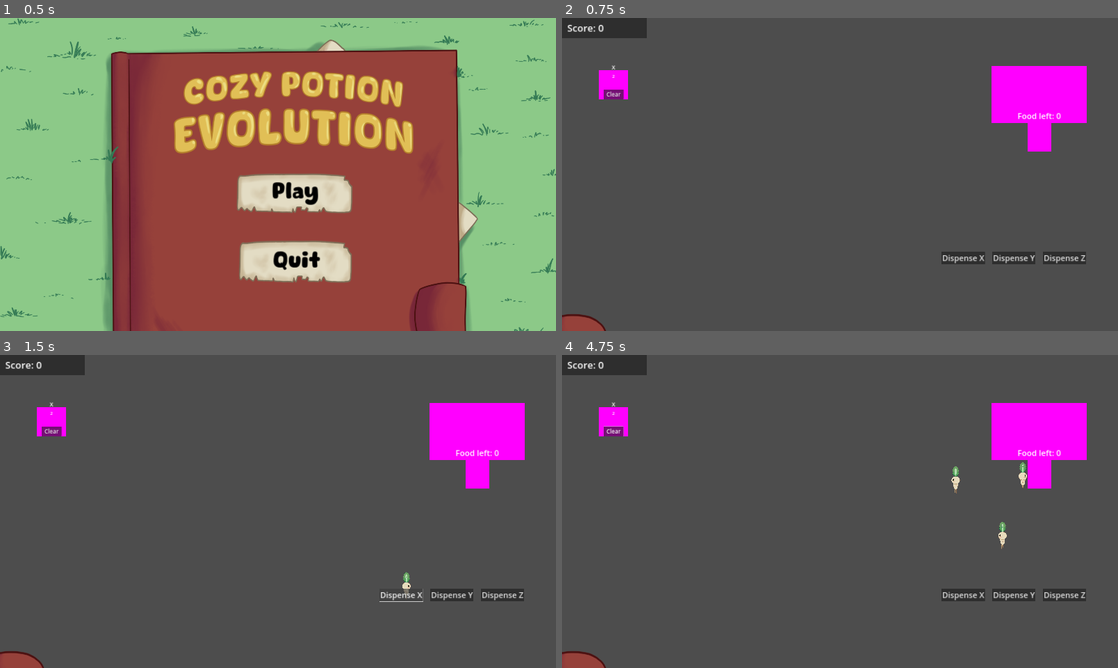
Above: before the commit, frames 1-4 (two rows, left to right).
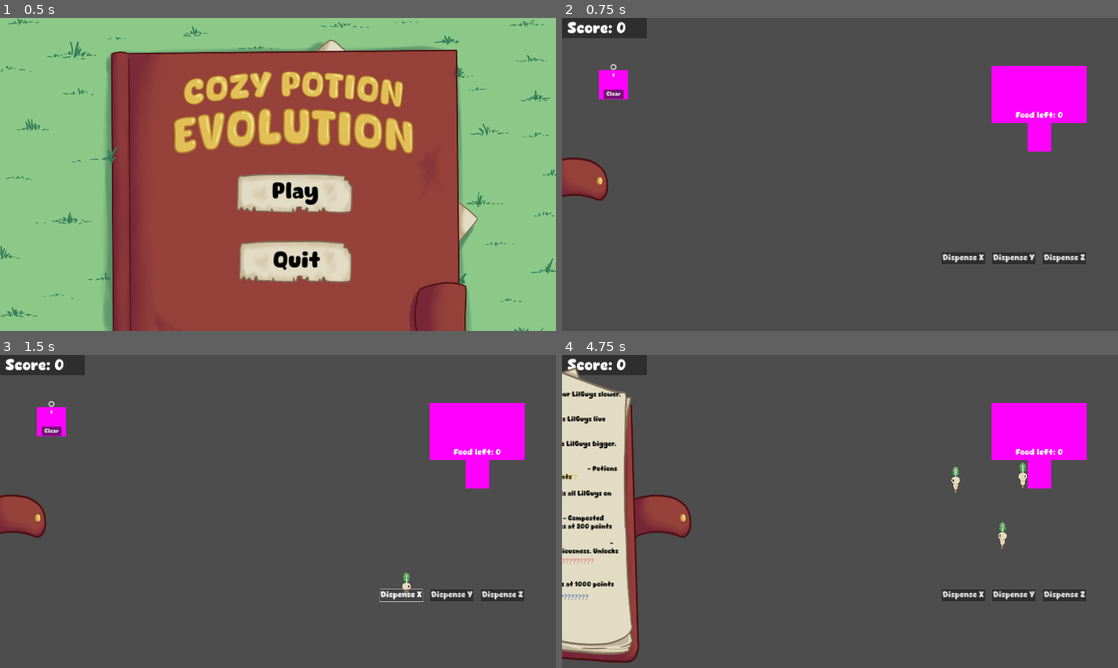
Above: after the commit, the same moments.

Repository: BoopEnthusiast/Cozy-Spring-Jam-2024
Game: Godot game, scene res://scenes/main_menu_screen.tscn
Same seed, same stepped clock (60 frames per second), same inputs: the game is played once before the commit and once after it. Sound files missing from this copy of the repository are replaced by a short silence.
Inputs (mouse positions are in pixels of both pictures, inside the frame that each line leads up to):
- Up to frame 1 (0.5 s): no input
- Up to frame 2 (0.75 s): click "Play" at 0.5 s
- Up to frame 3 (1.5 s): click "Dispense X" at 1.25 s
- Up to frame 4 (4.75 s): click "Dispense Y" at 2 s; click "Dispense Z" at 2.75 s; click "Clear" at 3.5 s; click (578, 517) at 4.27 s

Frame 1 is identical in both runs. In frame 2, 2.1% of the frame differs, in the area x 0-95%, y 1-100%; in frame 3, 2.1%; in frame 4, 14%.

Commit message:
fonts!

Diff:
--- /dev/null
+++ b/resources/book_theme.tres
@@ -0,0 +1,6 @@
+[gd_resource type="Theme" load_steps=2 format=3 uid="uid://ieyvylo06sde"]
+
+[ext_resource type="FontFile" uid="uid://becbow7pkc0fe" path="res://resources/Xyz-Regular.otf" id="1_18aof"]
+
+[resource]
+default_font = ExtResource("1_18aof")
--- a/scenes/cauldron.tscn
+++ b/scenes/cauldron.tscn
@@ -1,13 +1,16 @@
-[gd_scene load_steps=6 format=3 uid="uid://nhpx4yj1ma7g"]
+[gd_scene load_steps=8 format=3 uid="uid://nhpx4yj1ma7g"]
 
 [ext_resource type="Script" path="res://scripts/cauldron.gd" id="1_klcip"]
 [ext_resource type="AudioStream" uid="uid://wg82srakbh4q" path="res://resources/Music/Potion_Brewing.wav" id="2_50dr4"]
+[ext_resource type="FontFile" uid="uid://becbow7pkc0fe" path="res://resources/Xyz-Regular.otf" id="2_ynle0"]
+[ext_resource type="FontFile" uid="uid://jks4wykxqnld" path="res://resources/Cute_Dino.otf" id="3_igkxb"]
 
 [sub_resource type="RectangleShape2D" id="RectangleShape2D_lniym"]
 
 [sub_resource type="PlaceholderTexture2D" id="PlaceholderTexture2D_e1epr"]
 
 [sub_resource type="LabelSettings" id="LabelSettings_irce7"]
+font = ExtResource("2_ynle0")
 font_size = 30
 font_color = Color(0, 0, 0, 1)
 
@@ -43,6 +46,7 @@
 offset_bottom = 98.0
 grow_horizontal = 2
 grow_vertical = 2
+theme_override_fonts/font = ExtResource("3_igkxb")
 theme_override_font_sizes/font_size = 39
 text = "Clear"
 
@@ -51,6 +55,7 @@
 offset_top = -149.0
 offset_right = 410.0
 offset_bottom = -96.0
+theme_override_fonts/font = ExtResource("2_ynle0")
 theme_override_font_sizes/font_size = 38
 text = "X"
 horizontal_alignment = 1
@@ -62,6 +67,7 @@
 offset_top = -83.0
 offset_right = 20.0
 offset_bottom = -60.0
+theme_override_fonts/font = ExtResource("3_igkxb")
 theme_override_font_sizes/font_size = 30
 text = "2"
 horizontal_alignment = 1
--- a/scenes/compost.tscn
+++ b/scenes/compost.tscn
@@ -1,6 +1,7 @@
-[gd_scene load_steps=8 format=3 uid="uid://ducrtaqc51jlc"]
+[gd_scene load_steps=9 format=3 uid="uid://ducrtaqc51jlc"]
 
 [ext_resource type="Script" path="res://scripts/compost.gd" id="1_fn5uo"]
+[ext_resource type="FontFile" uid="uid://jks4wykxqnld" path="res://resources/Cute_Dino.otf" id="2_toddf"]
 [ext_resource type="Script" path="res://scripts/feedingstation.gd" id="2_vnd8t"]
 [ext_resource type="AudioStream" uid="uid://bej0u2vuuq85" path="res://resources/Music/Compost.wav" id="3_41780"]
 
@@ -35,6 +36,7 @@
 offset_bottom = 188.0
 grow_horizontal = 2
 grow_vertical = 2
+theme_override_fonts/font = ExtResource("2_toddf")
 theme_override_font_sizes/font_size = 56
 text = "Food left: "
 horizontal_alignment = 1
--- a/scenes/dispenser.tscn
+++ b/scenes/dispenser.tscn
@@ -1,6 +1,7 @@
-[gd_scene load_steps=2 format=3 uid="uid://dgsjv8g5xuarf"]
+[gd_scene load_steps=3 format=3 uid="uid://dgsjv8g5xuarf"]
 
 [ext_resource type="Script" path="res://scripts/dispenser.gd" id="1_dragk"]
+[ext_resource type="FontFile" uid="uid://jks4wykxqnld" path="res://resources/Cute_Dino.otf" id="1_dxwe0"]
 
 [node name="Dispenser" type="Button"]
 anchors_preset = 3
@@ -14,6 +15,7 @@
 offset_bottom = -2022.0
 grow_horizontal = 0
 grow_vertical = 0
+theme_override_fonts/font = ExtResource("1_dxwe0")
 theme_override_font_sizes/font_size = 55
 text = "Dispense"
 script = ExtResource("1_dragk")
--- a/scenes/main.tscn
+++ b/scenes/main.tscn
@@ -7,6 +7,7 @@
 [ext_resource type="PackedScene" uid="uid://ducrtaqc51jlc" path="res://scenes/compost.tscn" id="5_0xkic"]
 [ext_resource type="PackedScene" uid="uid://b4k1qoljldvsu" path="res://scenes/pause_menu.tscn" id="6_g71jd"]
 [ext_resource type="Script" path="res://scripts/score_text.gd" id="7_3vixa"]
+[ext_resource type="FontFile" uid="uid://jks4wykxqnld" path="res://resources/Cute_Dino.otf" id="7_g47t8"]
 [ext_resource type="PackedScene" uid="uid://crmdcshv7rb21" path="res://scenes/recipes_screen.tscn" id="8_hntjs"]
 [ext_resource type="PackedScene" uid="uid://cwhb1ub5dsr8j" path="res://scenes/ending_screen.tscn" id="9_oil3o"]
 [ext_resource type="AudioStream" uid="uid://5xws4pnh8f6i" path="res://resources/Music/Main-theme.wav" id="10_fyh3d"]
@@ -64,11 +65,12 @@
 anchor_bottom = 0.5
 offset_left = -256.5
 offset_top = -48.0
-offset_right = 256.5
-offset_bottom = 48.0
+offset_right = 729.5
+offset_bottom = 84.0
 grow_horizontal = 2
 grow_vertical = 2
-theme_override_font_sizes/normal_font_size = 67
+theme_override_fonts/normal_font = ExtResource("7_g47t8")
+theme_override_font_sizes/normal_font_size = 102
 text = "Score: "
 script = ExtResource("7_3vixa")
 
@@ -78,6 +80,8 @@
 [node name="RecipesScreen" type="CanvasLayer" parent="."]
 
 [node name="RecipeBackground" parent="RecipesScreen" instance=ExtResource("8_hntjs")]
+offset_top = -1509.0
+offset_bottom = 1462.0
 
 [node name="AudioStreamPlayer" type="AudioStreamPlayer" parent="."]
 stream = ExtResource("10_fyh3d")
--- a/scenes/recipes_screen.tscn
+++ b/scenes/recipes_screen.tscn
@@ -1,8 +1,10 @@
-[gd_scene load_steps=16 format=3 uid="uid://crmdcshv7rb21"]
+[gd_scene load_steps=20 format=3 uid="uid://crmdcshv7rb21"]
 
 [ext_resource type="Script" path="res://scripts/book_button.gd" id="2_fpp56"]
 [ext_resource type="Texture2D" uid="uid://dtq3r2y3wova7" path="res://resources/recipe_book.png" id="2_l51jg"]
 [ext_resource type="Script" path="res://scripts/longevity_potion_recipe.gd" id="2_rh8d8"]
+[ext_resource type="FontFile" uid="uid://jks4wykxqnld" path="res://resources/Cute_Dino.otf" id="2_t07ha"]
+[ext_resource type="Theme" uid="uid://ieyvylo06sde" path="res://resources/book_theme.tres" id="3_2324y"]
 [ext_resource type="Script" path="res://scripts/hitbox_potion_recipe.gd" id="3_tpu4c"]
 [ext_resource type="Script" path="res://scripts/point_potion_recipe.gd" id="4_qhqr5"]
 [ext_resource type="Script" path="res://scripts/kill_all_potion_recipe.gd" id="5_l5x6m"]
@@ -12,6 +14,12 @@
 
 [sub_resource type="StyleBoxTexture" id="StyleBoxTexture_g1q31"]
 texture = ExtResource("2_l51jg")
+
+[sub_resource type="Theme" id="Theme_m42mj"]
+default_font = ExtResource("2_t07ha")
+
+[sub_resource type="Theme" id="Theme_172lr"]
+default_font = ExtResource("2_t07ha")
 
 [sub_resource type="GDScript" id="GDScript_hdcuv"]
 script/source = "extends RichTextLabel
@@ -89,9 +97,9 @@
 anchor_top = 0.5
 anchor_bottom = 0.5
 offset_left = -3000.0
-offset_top = -429.0
+offset_top = -1509.0
 offset_right = 1293.0
-offset_bottom = 2542.0
+offset_bottom = 1462.0
 grow_vertical = 2
 mouse_filter = 2
 theme_override_styles/panel = SubResource("StyleBoxTexture_g1q31")
@@ -105,6 +113,7 @@
 anchor_bottom = 0.482666
 grow_horizontal = 2
 grow_vertical = 2
+theme = SubResource("Theme_m42mj")
 theme_override_colors/default_color = Color(0, 0, 0, 1)
 theme_override_font_sizes/normal_font_size = 100
 text = "                         Recipes
@@ -118,6 +127,7 @@
 anchor_top = 0.227196
 anchor_right = 0.667598
 anchor_bottom = 0.812184
+theme = SubResource("Theme_172lr")
 theme_override_colors/default_color = Color(0, 0, 0, 1)
 theme_override_font_sizes/normal_font_size = 46
 text = "Slow Potion -                       - Makes your LilGuys slower. Unlocks at 15 points
@@ -143,11 +153,11 @@
 anchor_top = 0.000575374
 anchor_right = 0.490748
 anchor_bottom = 0.0425777
+theme = ExtResource("3_2324y")
 theme_override_colors/default_color = Color(1, 0.240874, 0.459452, 1)
 theme_override_font_sizes/normal_font_size = 46
 text = "XYZZYZXXZ"
 script = SubResource("GDScript_hdcuv")
-metadata/_edit_use_anchors_ = true
 
 [node name="LongevityPotionRecipe" type="RichTextLabel" parent="PotionRecipes"]
 layout_mode = 0
@@ -155,11 +165,11 @@
 anchor_top = 0.110472
 anchor_right = 0.565567
 anchor_bottom = 0.1542
+theme = ExtResource("3_2324y")
 theme_override_colors/default_color = Color(0.566324, 0.526654, 0.875147, 1)
 theme_override_font_sizes/normal_font_size = 46
 text = "ZZZYYZYXXX"
 script = ExtResource("2_rh8d8")
-metadata/_edit_use_anchors_ = true
 
 [node name="LargePotionRecipe" type="RichTextLabel" parent="PotionRecipes"]
 layout_mode = 0
@@ -167,11 +177,11 @@
 anchor_top = 0.221519
 anchor_right = 0.534996
 anchor_bottom = 0.26122
+theme = ExtResource("3_2324y")
 theme_override_colors/default_color = Color(0.4, 0.737255, 0.882353, 1)
 theme_override_font_sizes/normal_font_size = 46
 text = "XYXYX"
 script = ExtResource("3_tpu4c")
-metadata/_edit_use_anchors_ = true
 
 [node name="PointPotionRecipe" type="RichTextLabel" parent="PotionRecipes"]
 layout_mode = 0
@@ -179,11 +189,11 @@
 anchor_top = 0.33084
 anchor_right = 0.786002
 anchor_bottom = 0.371116
+theme = ExtResource("3_2324y")
 theme_override_colors/default_color = Color(0.79651, 0.688581, 0.101176, 1)
 theme_override_font_sizes/normal_font_size = 46
 text = "XYZZYXZYXXZY "
 script = ExtResource("4_qhqr5")
-metadata/_edit_use_anchors_ = true
 
 [node name="KillAllPotionRecipe" type="RichTextLabel" parent="PotionRecipes"]
 layout_mode = 0
@@ -191,11 +201,11 @@
 anchor_top = 0.441887
 anchor_right = 0.546259
 anchor_bottom = 0.481013
+theme = ExtResource("3_2324y")
 theme_override_colors/default_color = Color(0.165386, 0.490779, 0.459369, 1)
 theme_override_font_sizes/normal_font_size = 46
 text = "YYYYXXXXZZZZ"
 script = ExtResource("5_l5x6m")
-metadata/_edit_use_anchors_ = true
 
 [node name="FoodPotionRecipe" type="RichTextLabel" parent="PotionRecipes"]
 layout_mode = 1
@@ -205,11 +215,11 @@
 anchor_right = 0.661303
 anchor_bottom = 0.596663
 offset_right = -6.10352e-05
+theme = ExtResource("3_2324y")
 theme_override_colors/default_color = Color(0.423529, 0.690196, 0.0352941, 1)
 theme_override_font_sizes/normal_font_size = 46
 text = "ZYXYXZYX "
 script = ExtResource("6_bv6fg")
-metadata/_edit_use_anchors_ = true
 
 [node name="SentiencePotionRecipe" type="RichTextLabel" parent="PotionRecipes"]
 layout_mode = 1
@@ -218,11 +228,11 @@
 anchor_top = 0.663982
 anchor_right = 0.954143
 anchor_bottom = 0.704258
+theme = ExtResource("3_2324y")
 theme_override_colors/default_color = Color(0.831373, 0.345098, 0.360784, 1)
 theme_override_font_sizes/normal_font_size = 46
 text = "ZYXYZXZXYZXYYZXZXYXZXXYZX "
 script = ExtResource("7_modhv")
-metadata/_edit_use_anchors_ = true
 
 [node name="StrengthPotionUnlocked" type="RichTextLabel" parent="PotionRecipes"]
 layout_mode = 1
@@ -232,11 +242,11 @@
 anchor_right = 1.01046
 anchor_bottom = 0.849827
 offset_right = -0.00012207
+theme = ExtResource("3_2324y")
 theme_override_colors/default_color = Color(0.0886311, 0.321989, 0.63501, 1)
 theme_override_font_sizes/normal_font_size = 46
 text = "XZYXZXYZYXZXZXZYXYYZXYYZXXZYY"
 script = ExtResource("8_j3dm0")
-metadata/_edit_use_anchors_ = true
 
 [node name="BookButton" type="Button" parent="."]
 show_behind_parent = true
Not shown: 1 places in scenes/main.tscn that only renumber resources
